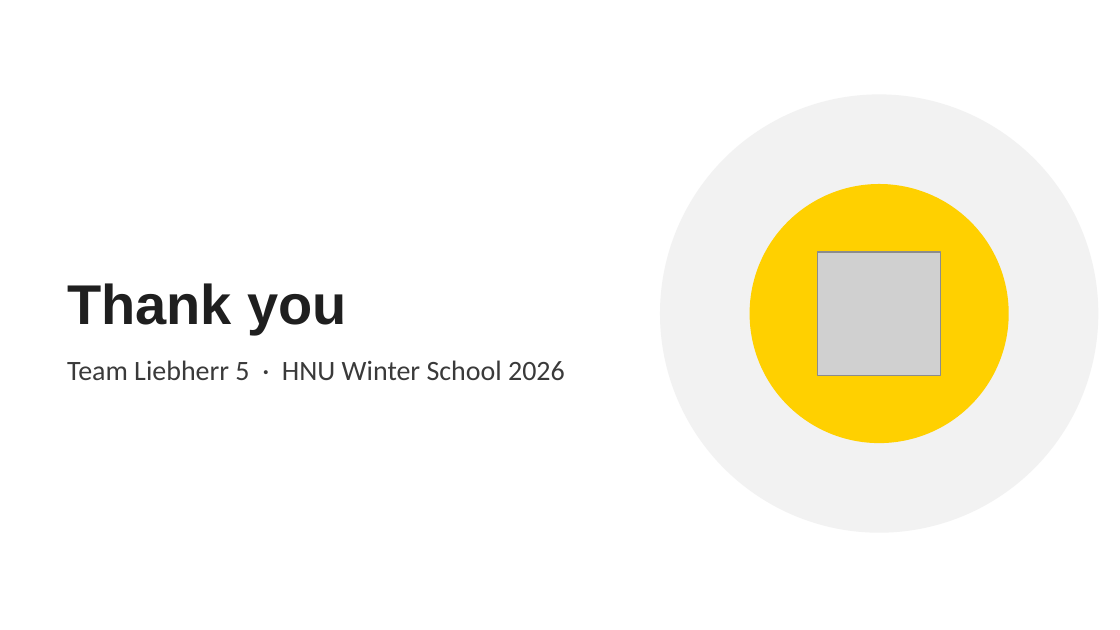
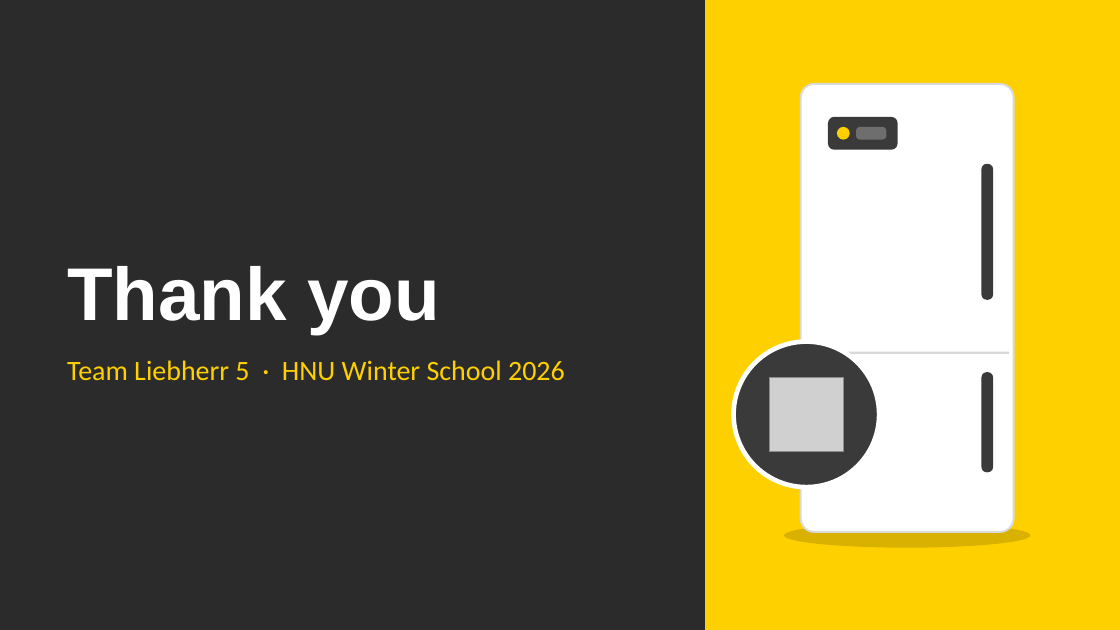
Before and after one commit to niv1999/liebherr-hackathon-2026, a slide deck: slide 23 of Liebherr5_DesignThinking_Journey.pptx (slide 18 before the commit). Drawn at 1120x630 pixels with LibreOffice and Linux fonts; fonts in the diff are those of the drawing; grey boxes stand for pictures. Boxes give left, top, right and bottom in pixels: in the first picture for what was removed or moved away, otherwise in the second. Text is boxed around its words. In the diff, an @@ line names an element or a change of style, - is before the commit and + after.

```diff
--- a/Liebherr5_DesignThinking_Journey.pptx
+++ b/Liebherr5_DesignThinking_Journey.pptx
@@ background #FFFFFF to #2B2B2B @@
@@ rectangle added at (706, 0, 1120, 629), fill #FFD000, outline #FFD000 1 pt @@
@@ rounded rectangle added at (801, 84, 1014, 532), fill #FFFFFF, outline #D9D9D9 1.25 pt @@
@@ ellipse removed at (661, 95, 1098, 532) @@
@@ rounded rectangle added at (829, 118, 897, 149), fill #3A3A3A, outline #3A3A3A 1 pt @@
@@ ellipse added at (838, 128, 849, 139), fill #FFD000, outline #FFD000 1 pt @@
@@ rounded rectangle added at (857, 128, 886, 139), fill #6E6E6E, outline #6E6E6E 1 pt @@
@@ text "Thank you" at (67, 266, 440, 334): size 36 to 48 pt, text colour #1F1F1F to #FFFFFF @@
@@ rounded rectangle added at (982, 165, 992, 299), fill #3A3A3A, outline #3A3A3A 1 pt @@
@@ ellipse removed at (750, 185, 1008, 442) @@
@@ picture removed at (818, 252, 941, 375) @@
@@ text "Team Liebherr 5 · HNU ..." at (67, 360, 565, 380): text colour #3A3A3A to #FFD000 @@
@@ ellipse added at (734, 342, 879, 487), fill #3A3A3A, outline #FFFFFF 3 pt @@
@@ line added from (805, 353) to (1009, 353), #D9D9D9 1.5 pt @@
@@ picture added at (769, 377, 843, 451) @@
@@ rounded rectangle added at (982, 373, 992, 472), fill #3A3A3A, outline #3A3A3A 1 pt @@
@@ ellipse added at (784, 523, 1030, 548), fill #000000 at 15% opacity @@
```
Also in this commit, not shown: 15 other slides changed, 5 slides added, 1 other file.
